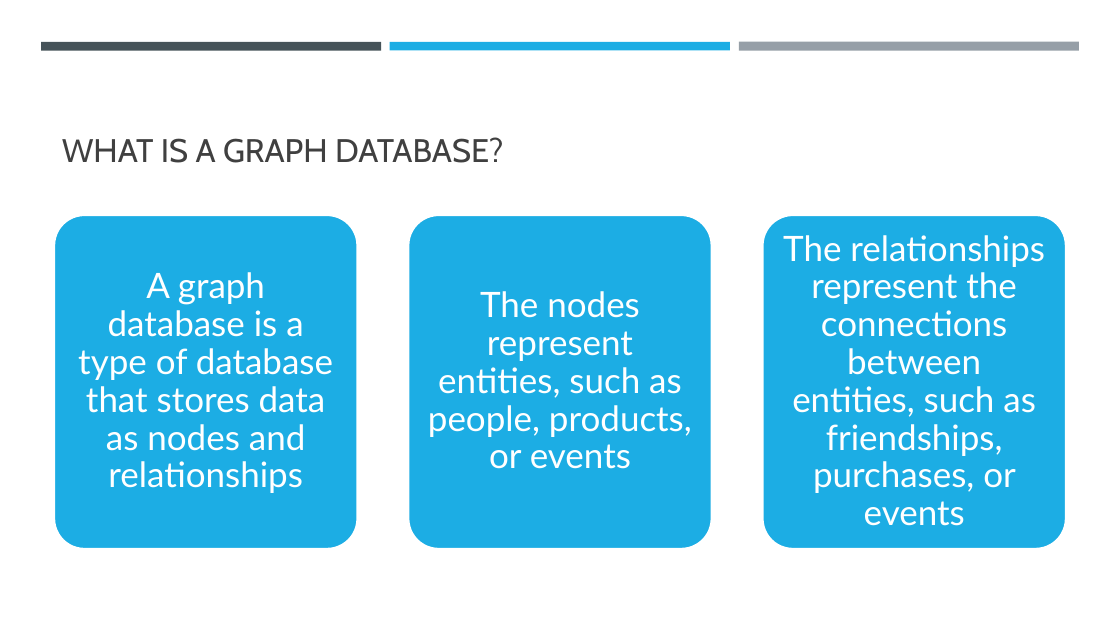
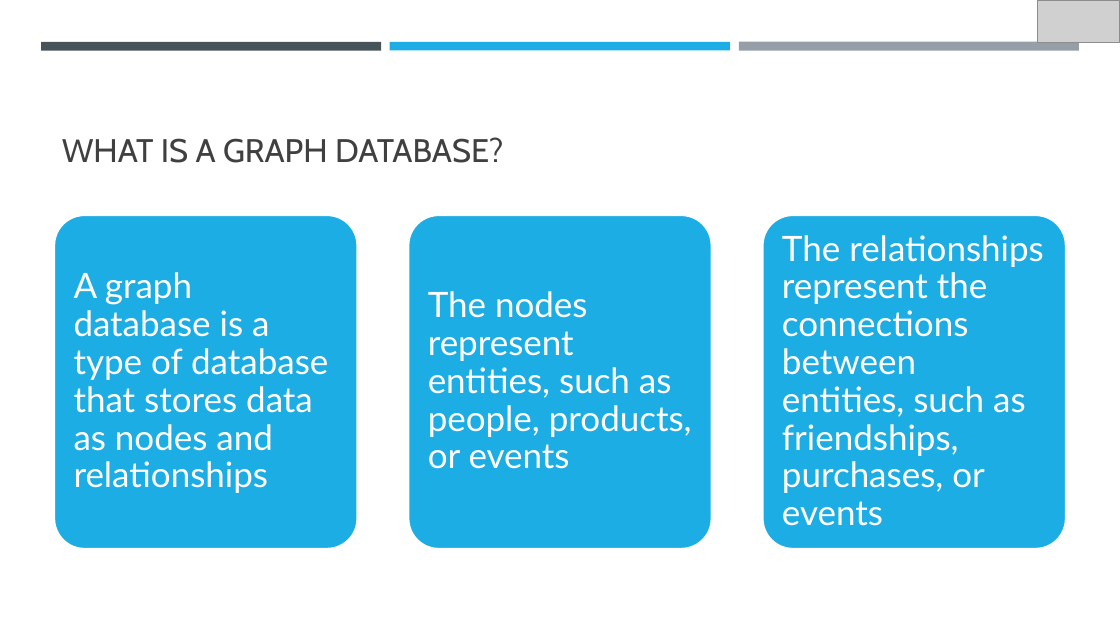
Before and after one commit to smit-joshi814/NoSQL, a slide deck: slide 9 of neo4j Presentation.pptx (slide 2 before the commit). Drawn at 1120x630 pixels with LibreOffice and Linux fonts; fonts in the diff are those of the drawing; grey boxes stand for pictures. Boxes give left, top, right and bottom in pixels: in the first picture for what was removed or moved away, otherwise in the second. Text is boxed around its words. In the diff, an @@ line names an element or a change of style, - is before the commit and + after.

```diff
--- a/neo4j Presentation.pptx
+++ b/neo4j Presentation.pptx
@@ picture added at <box>1038,0,1120,42</box> @@
@@ alignment centre to left in 3 elements at <box>74,272,328,493</box>, <box>428,291,692,469</box>, <box>782,235,1044,526</box> @@
```
Also in this commit, not shown: 6 other slides changed, 12 slides added, 5 slides removed, 43 other files.
